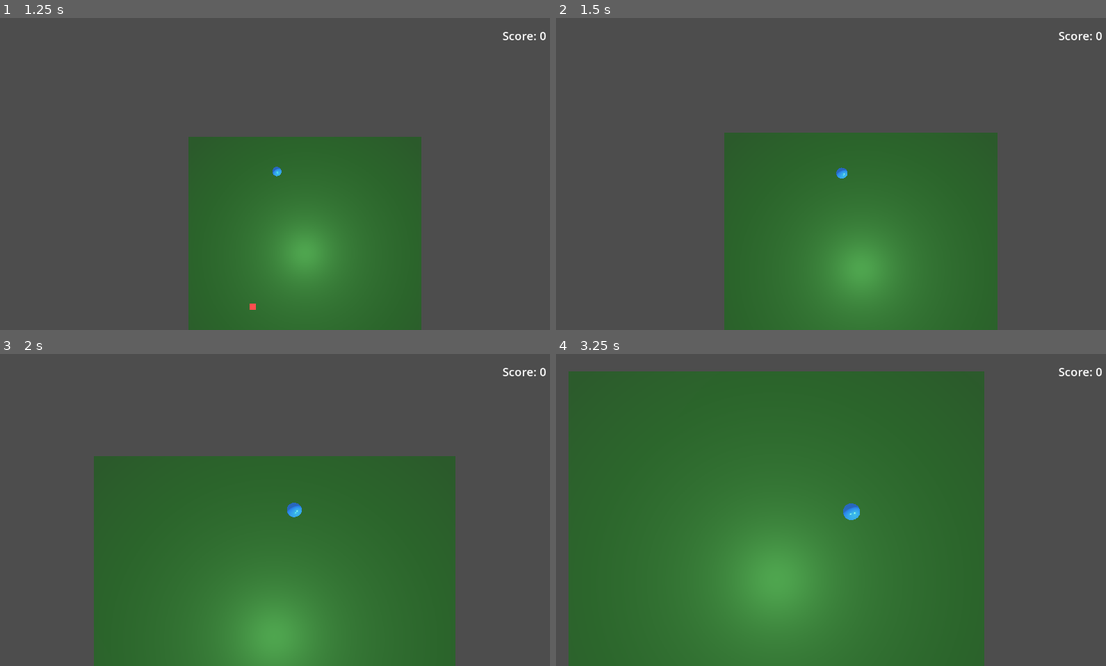
Above: before the commit, frames 1-4 (two rows, left to right).
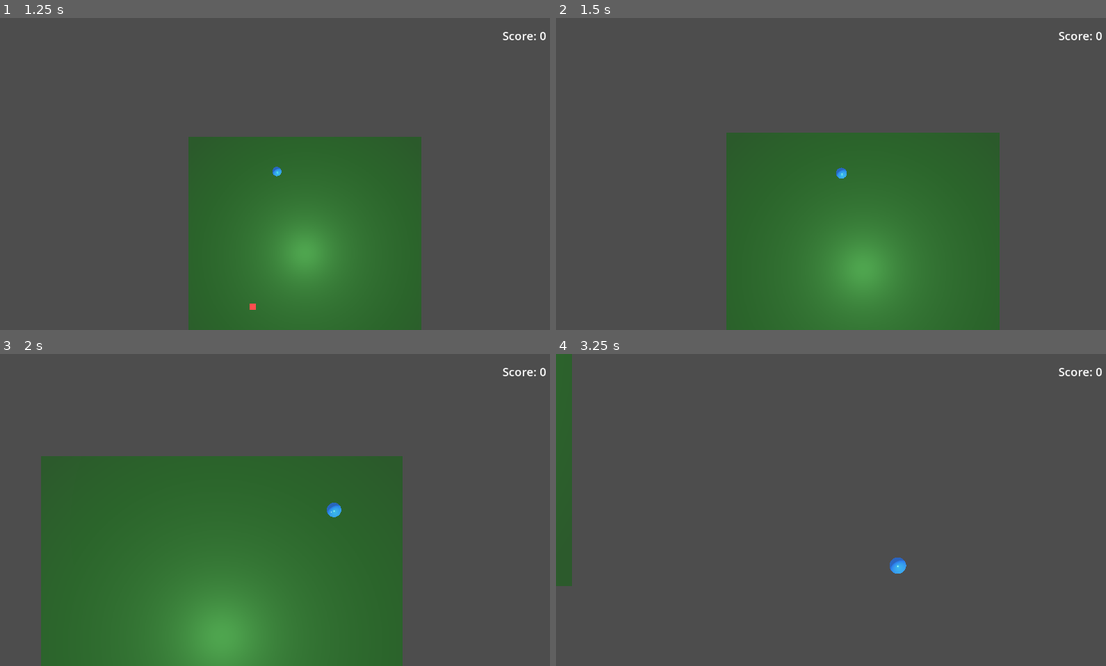
Above: after the commit, the same moments.

Repository: bluehexagons/snakeproject
Game: Godot game, scene res://scenes/main_menu.tscn
Same seed, same stepped clock (60 frames per second), same inputs: the game is played once before the commit and once after it.
Inputs:
- Up to frame 1 (1.25 s): click "New Game" at 0.5 s
- Up to frame 2 (1.5 s): hold D (move_right) from 1.28 s (still down)
- Up to frame 3 (2 s): keep holding D (move_right)
- Up to frame 4 (3.25 s): release D (move_right) at 2.03 s; hold S (move_down) 2.03-2.78 s; hold D (move_right) from 2.78 s (still down)

Frame 1 is identical in both runs. In frame 2, 0.5% of the frame differs, in the area x 30-81%, y 36-100%; in frame 3, 16%; in frame 4, 73%, in the area x 0-78%, y 0-100%.

Commit message:
(AI) momentum stuff

Diff:
--- a/scripts/player.gd
+++ b/scripts/player.gd
@@ -1,12 +1,17 @@
 extends CharacterBody3D
 
-const SPEED = 5.0
+const MAX_SPEED = 100000.0
+const ACCELERATION = 40.0
+const DRAG_COEFFICIENT = 0.05
+const MIN_SPEED_THRESHOLD = 0.1
+const ROTATION_SPEED = 15.0
 const SEGMENT_SCENE = preload("res://scenes/segment.tscn")
-const LUNGE_FORCE = 0.8  # How far to push player forward
-const SEGMENT_PUSHBACK = 0.5  # How far to push first segment back
+const LUNGE_FORCE = 0.2
+const SEGMENT_PUSHBACK = 0.1
 
 var facing_direction: Vector3 = Vector3.FORWARD
 var segments: Array[CharacterBody3D] = []
+var stored_momentum: Vector3 = Vector3.ZERO
 
 @onready var head_mesh = $MeshInstance3D
 
@@ -17,50 +22,58 @@
 
 	if input_dir != Vector3.ZERO:
 		input_dir = input_dir.normalized()
-		facing_direction = input_dir
-		velocity = input_dir * SPEED
-	else:
-		velocity = Vector3.ZERO
+		# Apply acceleration based on input
+		velocity += input_dir * ACCELERATION * delta
+		facing_direction = velocity.normalized()
+
+		# Clamp to max speed
+		if velocity.length() > MAX_SPEED:
+			velocity = velocity.normalized() * MAX_SPEED
+
+	# Apply drag force
+	var speed = velocity.length()
+	if speed > 0:
+		var drag_force = -velocity.normalized() * speed * speed * DRAG_COEFFICIENT * delta
+		velocity += drag_force
+
+		# Stop if moving very slowly
+		if velocity.length() < MIN_SPEED_THRESHOLD:
+			velocity = Vector3.ZERO
+
+	# Store momentum for visual effects
+	stored_momentum = velocity
 
 	move_and_slide()
 
-	# Update head rotation
+	# Update head rotation with momentum-based tilt
 	if velocity != Vector3.ZERO:
-		# Get direction to first segment or use velocity if no segments
-		var look_direction = -facing_direction
-		if not segments.is_empty():
-			look_direction = (segments[0].global_position - global_position).normalized()
+		var speed_factor = clamp(velocity.length() / MAX_SPEED, 0.0, 1.0)
+		var momentum_tilt = -deg_to_rad(20.0 * speed_factor) # Tilt forward based on speed
 
-		# Calculate rotation to face movement direction, but tilt based on segment position
 		var forward = velocity.normalized()
 		var right = forward.cross(Vector3.UP)
-		var up = right.cross(forward)  # Corrected up vector
+		var up = right.cross(forward)
 
-		# Create basis from our vectors
-		var target_basis = Basis(right, up, -forward)  # Note: forward is negated to face movement
-
-		# Add tilt based on look_direction
-		var tilt_angle = look_direction.y * 0.5  # Adjust tilt strength
-		var tilt = Transform3D(Basis.from_euler(Vector3(deg_to_rad(-15 + tilt_angle), 0, 0)))
+		var target_basis = Basis(right, up, -forward)
+		var tilt = Transform3D(Basis.from_euler(Vector3(momentum_tilt, 0, 0)))
 		target_basis = target_basis * tilt.basis
 
-		# Smoothly interpolate rotation
-		head_mesh.basis = head_mesh.basis.slerp(target_basis, delta * 15.0)  # Increased interpolation speed
+		# Smoother rotation interpolation
+		head_mesh.basis = head_mesh.basis.slerp(target_basis, delta * ROTATION_SPEED)
 
-	# Check for food collection
+	# Food collection
 	for area in get_tree().get_nodes_in_group("food"):
 		if area.global_position.distance_to(global_position) < 0.75:
 			area.queue_free()
 			add_segment()
 			get_parent().on_food_collected()
+			# Add extra momentum when collecting food
+			velocity += facing_direction * LUNGE_FORCE
 
 func add_segment():
 	var segment = SEGMENT_SCENE.instantiate()
 	segment.set_script(load("res://scripts/segment.gd"))
 	get_parent().add_child(segment)
-
-	# Push player forward
-	global_position += facing_direction * LUNGE_FORCE
 
 	if segments.is_empty():
 		# If this is the first segment, place it behind player
--- a/scripts/segment.gd
+++ b/scripts/segment.gd
@@ -1,7 +1,7 @@
 extends CharacterBody3D
 
-const SPRING_STIFFNESS = 600.0
-const SPRING_DAMPING = 2.0
+const SPRING_STIFFNESS = 1000.0
+const SPRING_DAMPING = 1.1
 const TARGET_DISTANCE = 0.6
 
 var target: Node3D
